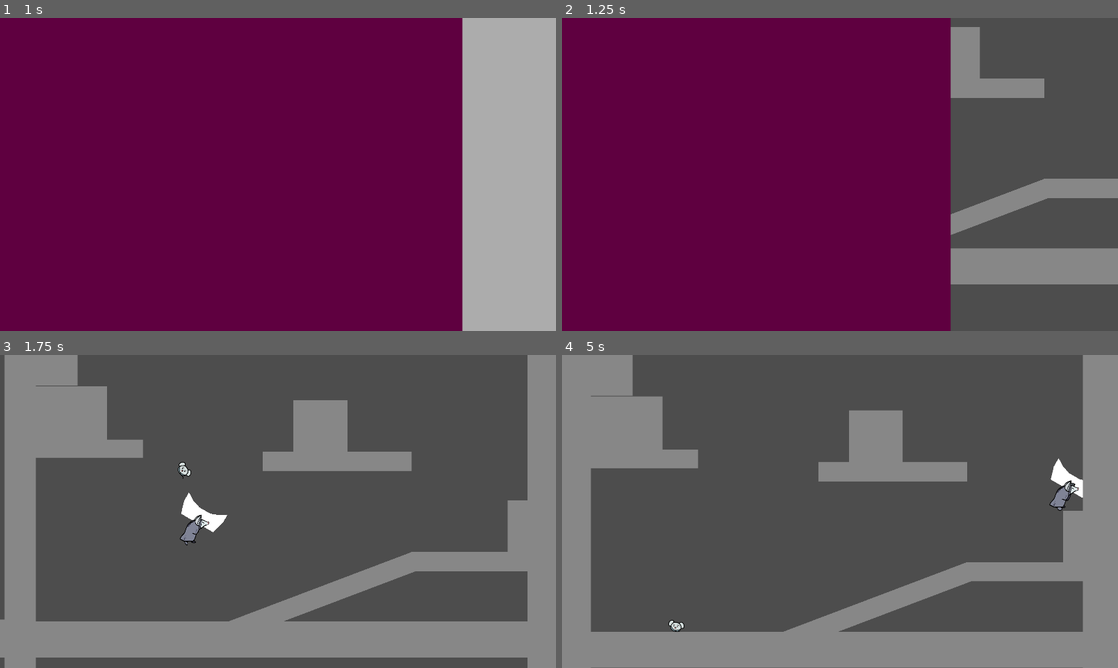
Above: before the commit, frames 1-4 (two rows, left to right).
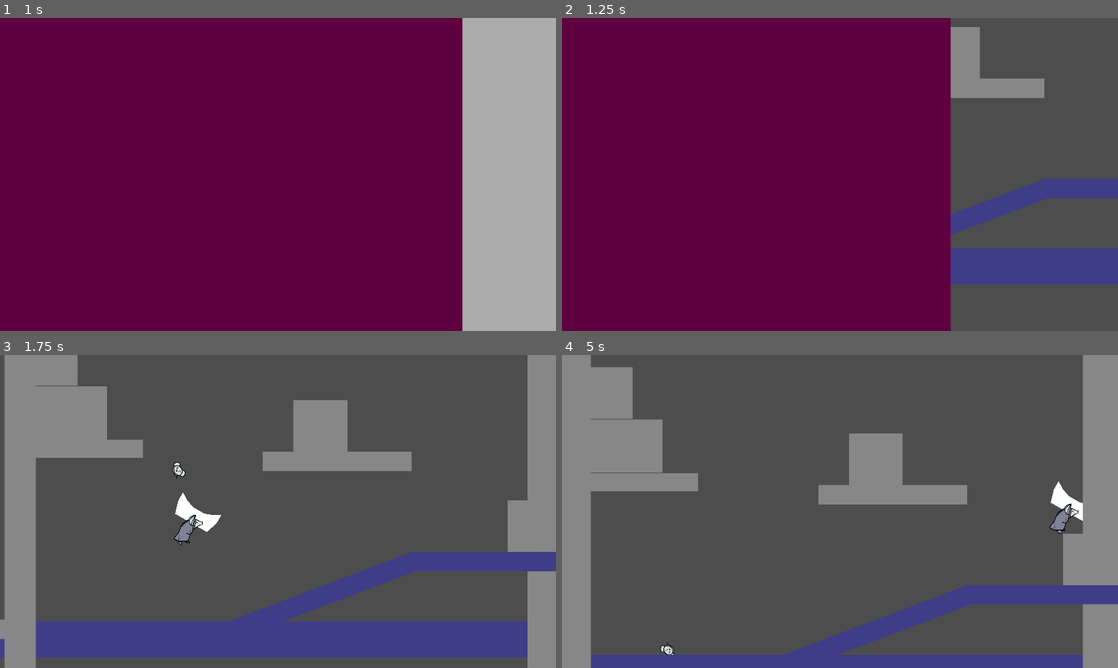
Above: after the commit, the same moments.

Repository: karasikrus/sib_jam_2023
Game: Godot game, scene res://scenes/menu/main_menu.tscn
The game is run twice, just before and just after one commit, with the same random seed, the same clock (stepped at 60 frames per second) and the same inputs.
Inputs:
- Up to frame 1 (1 s): click "Play" at 0.5 s
- Up to frame 2 (1.25 s): no input
- Up to frame 3 (1.75 s): hold Right (ui_right) from 1.28 s (still down); hold Space (jump) from 1.28 s (still down)
- Up to frame 4 (5 s): release Space (jump) at 2.03 s; tap Space (jump) at 2.1, 2.27, 2.57, 3.6, 3.77, 4.07 s; release Right (ui_right) at 2.78 s; hold Left (ui_left) 2.78-3.53 s; hold Space (jump) 2.78-3.53 s; hold Right (ui_right) from 3.53 s (still down); hold Space (jump) from 4.28 s (still down)

Frame 1 is identical in both runs. In frame 2, 5.4% of the frame differs, in the area x 69-100%, y 51-86%; in frame 3, 14%; in frame 4, 23%, in the area x 5-100%, y 0-100%.

Commit message:
air control changes; ice platforms

Diff:
--- a/project.godot
+++ b/project.godot
@@ -24,6 +24,8 @@
 
 window/size/viewport_width=1920
 window/size/viewport_height=1080
+window/size/window_width_override=960
+window/size/window_height_override=540
 window/stretch/mode="viewport"
 
 [input]
@@ -76,6 +78,7 @@
 2d_physics/layer_5="arrow_point"
 2d_physics/layer_6="clock_sector"
 2d_physics/layer_9="baby_mouse"
+2d_physics/layer_12="ice"
 
 [physics]
 
--- a/scenes/balance_proto/baby_mouse/baby_mouse.gd
+++ b/scenes/balance_proto/baby_mouse/baby_mouse.gd
@@ -4,6 +4,19 @@
 var is_teleporting = false
 var last_frame_teleported = false
 var teleport_location: Vector2 = Vector2.ZERO
+
+@export var default_friction = 1
+@export var ice_friction = 0.001
+
+@onready var ray_cast_2d = $RayCast2D
+
+
+func _physics_process(delta):
+	ray_cast_2d.global_rotation = 0.0
+	if ray_cast_2d.is_colliding():
+		physics_material_override.friction = ice_friction
+	else:
+		physics_material_override.friction = default_friction
 
 func _integrate_forces(state):
 	if is_teleporting:
--- a/scenes/balance_proto/baby_mouse/baby_mouse.tscn
+++ b/scenes/balance_proto/baby_mouse/baby_mouse.tscn
@@ -28,3 +28,7 @@
 
 [node name="CollisionShape2D" type="CollisionShape2D" parent="."]
 shape = SubResource("CircleShape2D_r63jk")
+
+[node name="RayCast2D" type="RayCast2D" parent="."]
+target_position = Vector2(0, 12)
+collision_mask = 2048
--- a/scenes/balance_proto/balance_player/balance_player.gd
+++ b/scenes/balance_proto/balance_player/balance_player.gd
@@ -8,6 +8,22 @@
 @export var acceleration: float = 2880
 @export var turning_acceleration : float = 9600
 @export var deceleration: float = 3200
+
+@export_category("default acceleraion")
+@export var default_acceleration: float = 2880
+@export var default_turning_acceleration : float = 9600
+@export var default_deceleration: float = 3200
+
+@export_category("ice acceleraion")
+@export var ice_acceleration: float = 2880/8
+@export var ice_turning_acceleration : float = 9600/8
+@export var ice_deceleration: float = 3200/8
+
+@export_category("air acceleraion")
+@export var air_acceleration: float = 2880
+@export var air_turning_acceleration : float = 9600
+@export var air_deceleration: float = 1000
+@export_category("")
 # ------------------------------------------ #
 
 # GRAVITY ----- #
@@ -22,7 +38,7 @@
 @export var jump_hang_treshold : float = 2.0
 @export var jump_hang_gravity_mult : float = 0.1
 # Timers
-@export var jump_coyote : float = 0.08
+@export var jump_coyote : float = 0.3
 @export var jump_buffer : float = 0.1
 
 var jump_coyote_timer : float = 0
@@ -37,6 +53,10 @@
 @onready var animation_player = $AnimationPlayer
 @onready var sprite = $Sprite
 @onready var steps_audio_player = $StepsAudioPlayer as RandomAudioStreamPlayer
+# ----------------------------------- # ice ray casts
+@onready var ice_ray_1 = $BottomRays/IceRays/IceRay1
+@onready var ice_ray_2 = $BottomRays/IceRays/IceRay2
+
 
 
 
@@ -49,14 +69,18 @@
 
 
 func on_body_near_legs(body: Node2D):
-	if body is BabyMouse and is_near_floor():
+	if body is BabyMouse and is_pickup_near_floor():
 		(body as BabyMouse).teleport(board_top_location.global_position)
 
 
 func is_near_floor():
-	return ray_cast_2d.collide_with_bodies or\
-	ray_cast_2d_2.collide_with_bodies or\
-	ray_cast_2d_3.collide_with_bodies
+	return ray_cast_2d.is_colliding()
+
+
+func is_pickup_near_floor():
+	return ray_cast_2d.is_colliding() or\
+	ray_cast_2d_2.is_colliding() or\
+	ray_cast_2d_3.is_colliding()
 
 
 
@@ -72,6 +96,7 @@
 
 
 func _physics_process(delta: float) -> void:
+	update_acceleration()
 	x_movement(delta)
 	jump_logic(delta)
 	apply_gravity(delta)
@@ -192,3 +217,18 @@
 
 func play_step_sound():
 	steps_audio_player.play_random()
+
+
+func update_acceleration():
+	if !is_near_floor():
+		acceleration = air_acceleration
+		deceleration = air_deceleration
+		turning_acceleration = air_turning_acceleration
+	elif ice_ray_1.is_colliding() or ice_ray_2.is_colliding(): #on ice and on floor
+		acceleration = ice_acceleration
+		deceleration = ice_deceleration
+		turning_acceleration = ice_turning_acceleration
+	else:
+		acceleration = default_acceleration
+		deceleration = default_deceleration
+		turning_acceleration = default_turning_acceleration
--- a/scenes/balance_proto/balance_player/balance_player.tscn
+++ b/scenes/balance_proto/balance_player/balance_player.tscn
@@ -194,18 +194,32 @@
 
 [node name="RayCast2D" type="RayCast2D" parent="BottomRays"]
 position = Vector2(0, 12)
-target_position = Vector2(0, 7)
+target_position = Vector2(0, 5)
 collision_mask = 2
 
 [node name="RayCast2D2" type="RayCast2D" parent="BottomRays"]
-position = Vector2(-19, 12)
-target_position = Vector2(0, 7)
+position = Vector2(-7, 12)
+target_position = Vector2(0, 15)
 collision_mask = 2
 
 [node name="RayCast2D3" type="RayCast2D" parent="BottomRays"]
-position = Vector2(19, 12)
-target_position = Vector2(0, 7)
+position = Vector2(7, 12)
+target_position = Vector2(0, 15)
 collision_mask = 2
+
+[node name="IceRays" type="Node2D" parent="BottomRays"]
+
+[node name="IceRay1" type="RayCast2D" parent="BottomRays/IceRays"]
+modulate = Color(0.87451, 0.694118, 0.694118, 1)
+position = Vector2(-5, 13)
+target_position = Vector2(0, 5)
+collision_mask = 2048
+
+[node name="IceRay2" type="RayCast2D" parent="BottomRays/IceRays"]
+modulate = Color(0.87451, 0.694118, 0.694118, 1)
+position = Vector2(5, 13)
+target_position = Vector2(0, 5)
+collision_mask = 2048
 
 [node name="StepsAudioPlayer" parent="." instance=ExtResource("5_0jrup")]
 audio_streams = Array[AudioStream]([ExtResource("5_lyw42"), ExtResource("7_svm26"), ExtResource("8_u0dva")])
--- a/scenes/balance_proto/balance_proto_2.tscn
+++ b/scenes/balance_proto/balance_proto_2.tscn
@@ -31,8 +31,10 @@
 [node name="Platforms" type="Node2D" parent="."]
 
 [node name="Platform" parent="Platforms" instance=ExtResource("1_febpg")]
+modulate = Color(0.466667, 0.45098, 1, 1)
 position = Vector2(623, 595)
 scale = Vector2(23.6012, 1.16024)
+collision_layer = 2050
 
 [node name="Platform9" parent="Platforms" instance=ExtResource("1_febpg")]
 position = Vector2(585, -2922)
@@ -53,8 +55,10 @@
 scale = Vector2(1.80661, 0.626969)
 
 [node name="Platform26" parent="Platforms" instance=ExtResource("1_febpg")]
+modulate = Color(0.466667, 0.45098, 1, 1)
 position = Vector2(795, -540)
 scale = Vector2(1.80661, 0.626969)
+collision_layer = 2050
 
 [node name="Platform27" parent="Platforms" instance=ExtResource("1_febpg")]
 position = Vector2(532, -654)
@@ -152,8 +156,10 @@
 scale = Vector2(4.80661, 0.626969)
 
 [node name="Platform21" parent="Platforms" instance=ExtResource("1_febpg")]
+modulate = Color(0.466667, 0.45098, 1, 1)
 position = Vector2(473, -355)
 scale = Vector2(3.44661, 0.626969)
+collision_layer = 2050
 
 [node name="Platform54" parent="Platforms" instance=ExtResource("1_febpg")]
 position = Vector2(1084, -2137)
@@ -187,13 +193,17 @@
 scale = Vector2(2.807, -100)
 
 [node name="Platform3" parent="Platforms" instance=ExtResource("1_febpg")]
+modulate = Color(0.466667, 0.45098, 1, 1)
 position = Vector2(1061, 434)
 scale = Vector2(6.96661, 0.626969)
+collision_layer = 2050
 
 [node name="Platform4" parent="Platforms" instance=ExtResource("1_febpg")]
+modulate = Color(0.466667, 0.45098, 1, 1)
 position = Vector2(625, 517)
 rotation = -0.361735
 scale = Vector2(7.43028, 0.626969)
+collision_layer = 2050
 
 [node name="Platform18" parent="Platforms" instance=ExtResource("1_febpg")]
 position = Vector2(499, -158)
